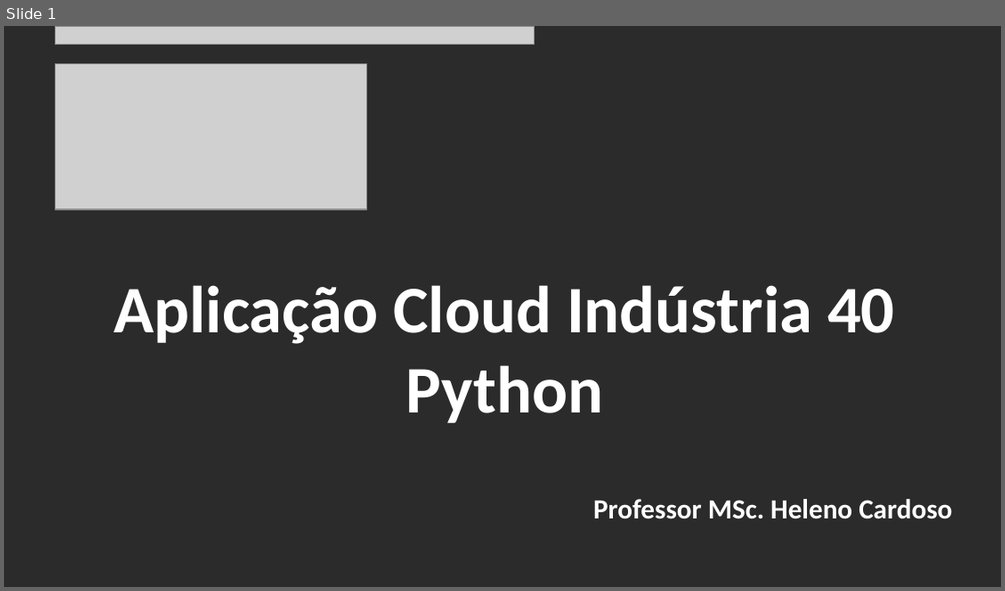
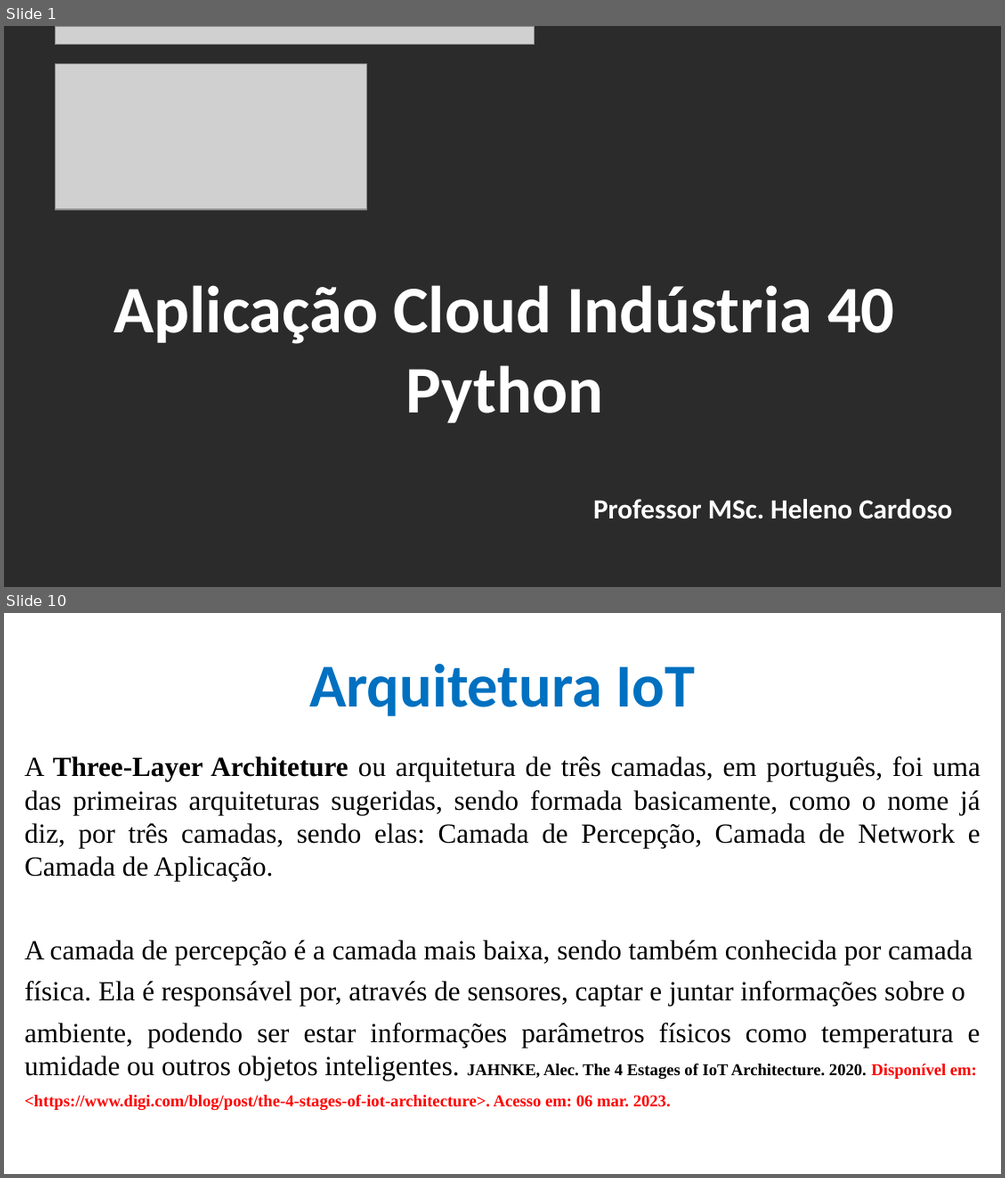
Before and after one commit to CloudEducationBrazil/WydenArea1AplicacaoCloudIndustria40Python, a slide deck: 01 Classes/Aula 01 - Aplicação Cloud Indústria 40 Python.pptx. Shown one above the other, each under a label of ours: slide 1 before the commit, slides 1 and 10 after it; the slides between them are not shown. The pictures are 1005x591 and 1005x1178 pixels, drawn with LibreOffice and Linux fonts; fonts in the diff are those of the drawing; grey boxes stand for pictures; background and template pictures are left out; a plain dark background stands for a picture behind light text. Boxes give left, top, right and bottom in pixels: in the first picture for what was removed or moved away, otherwise in the second. Text is boxed around its words. In the diff, an @@ line names an element or a change of style, - is before the commit and + after.

```diff
--- a/01 Classes/Aula 01 - Aplicação Cloud Indústria 40 Python.pptx
+++ b/01 Classes/Aula 01 - Aplicação Cloud Indústria 40 Python.pptx
@@ slide 10 added at [4, 613, 1001, 1174], background picture (left out) @@
@@ title added at [309, 664, 695, 716], 44 pt, text #0070C0, bold @@
+Arquitetura IoT
@@ text added at [24, 756, 980, 1110], 20 pt, text #000000 @@
+A Three-Layer Architeture ou arquitetura de três camadas, em português, foi uma das primeiras arquiteturas sugeridas, sendo formada basicamente, como o nome já diz, por três camadas, sendo elas: Camada de Percepção, Camada de Network e Camada de Aplicação.
+A camada de percepção é a camada mais baixa, sendo também conhecida por camada
+física. Ela é responsável por, através de sensores, captar e juntar informações sobre o
+ambiente, podendo ser estar informações parâmetros físicos como temperatura e umidade ou outros objetos inteligentes. JAHNKE, Alec. The 4 Estages of IoT Architecture. 2020. Disponível em:
+<https://www.digi.com/blog/post/the-4-stages-of-iot-architecture>. Acesso em: 06 mar. 2023.
```
Also in this commit, not shown: 7 slides changed, 14 other slides added, 1 slide removed, 2 other files.
